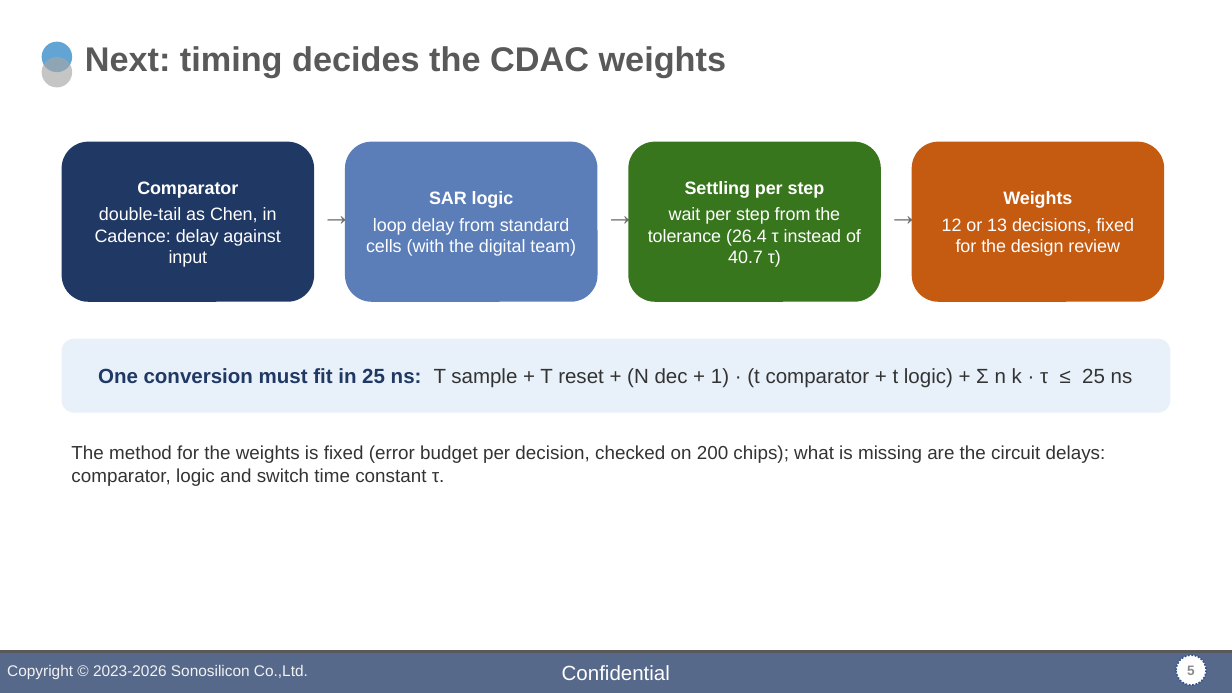
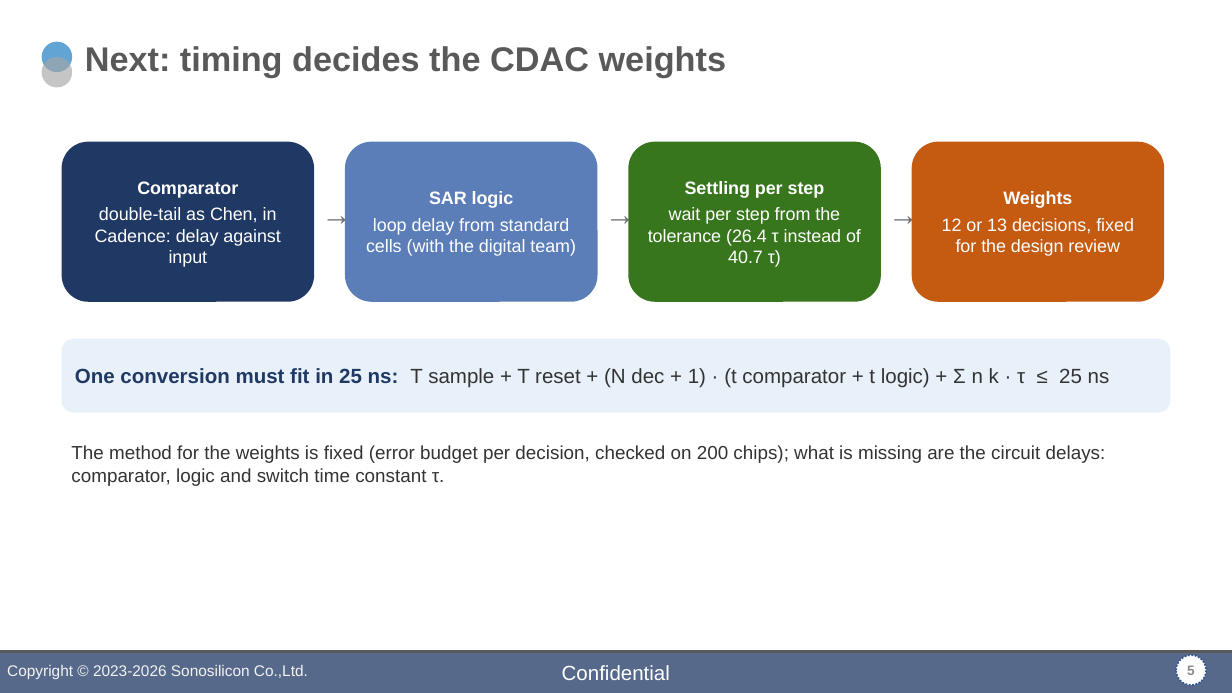
Before and after one commit to DirkJanKr/F280049C_MotorDrive, a slide deck: slide 5 of Zaan_MATLAB/slides/zaan_meeting_slides.pptx. Drawn at 1232x693 pixels with LibreOffice and Linux fonts; fonts in the diff are those of the drawing; background and template pictures are left out. Boxes give left, top, right and bottom in pixels: in the first picture for what was removed or moved away, otherwise in the second. Text is boxed around its words. In the diff, an @@ line names an element or a change of style, - is before the commit and + after.

```diff
--- a/Zaan_MATLAB/slides/zaan_meeting_slides.pptx
+++ b/Zaan_MATLAB/slides/zaan_meeting_slides.pptx
@@ rounded rectangle "One conversion must fit in ..." at bbox=[62, 339, 1170, 413]: alignment centre to left @@
```
Also in this commit, not shown: 1 other slide changed, 1 other file.
